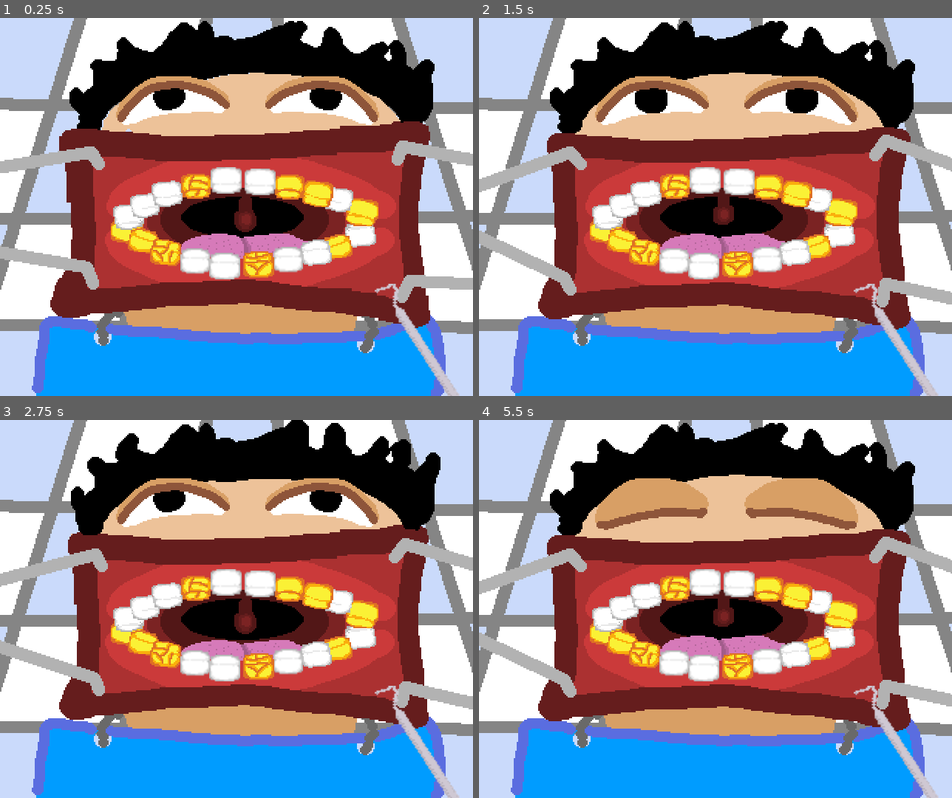
Above: before the commit, frames 1-4 (two rows, left to right).
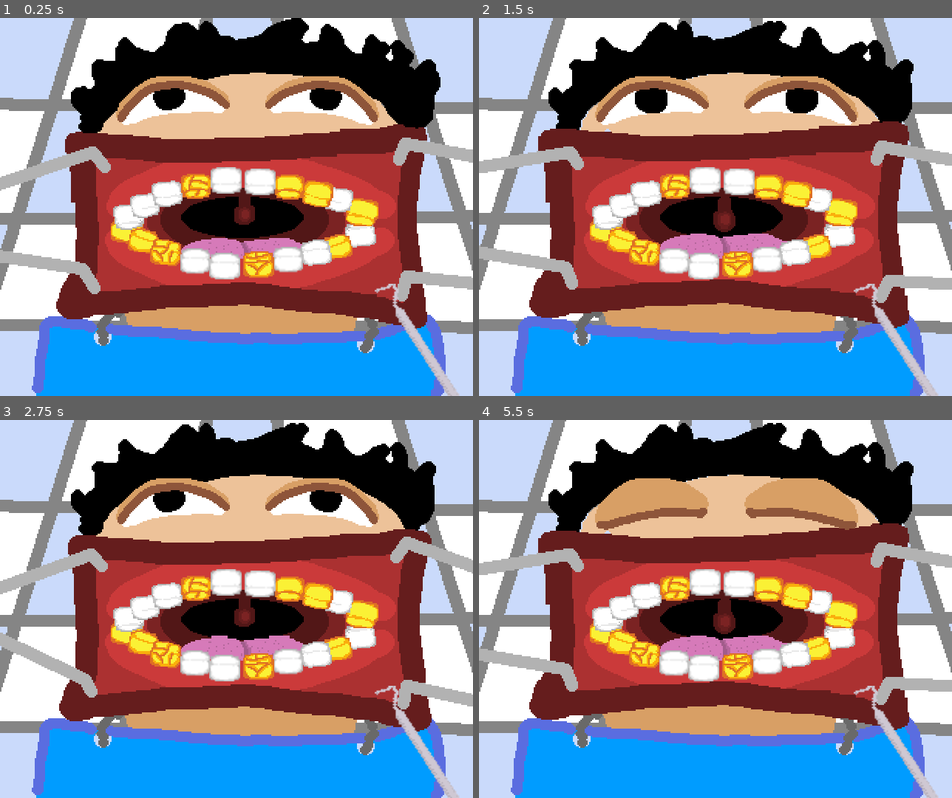
Above: after the commit, the same moments.

Repository: LiquidLemon/dentist-godot
Game: Godot game, scene res://scenes/Game.tscn
Same seed, same stepped clock (60 frames per second), same inputs: the game is played once before the commit and once after it.
Inputs:
- Up to frame 1 (0.25 s): no input
- Up to frame 2 (1.5 s): no input
- Up to frame 3 (2.75 s): no input
- Up to frame 4 (5.5 s): no input

The runs differ from the first frame. In frame 1, 5.7% of the frame differs, in the area x 0-100%, y 0-83%; in frame 2, 6.3%; in frame 3, 3.8%; in frame 4, 6.3%.

Commit message:
Add particles

Diff:
--- a/objects/Cursor.tscn
+++ b/objects/Cursor.tscn
@@ -10,6 +10,7 @@
 [ext_resource path="res://sprites/button-rt.png" type="Texture" id=8]
 [ext_resource path="res://sprites/screw.png" type="Texture" id=9]
 [ext_resource path="res://sprites/screwdriver.png" type="Texture" id=10]
+[ext_resource path="res://objects/spray.tscn" type="PackedScene" id=11]
 
 [sub_resource type="CircleShape2D" id=1]
 radius = 1.68665
@@ -46,6 +47,32 @@
 "name": "drilling",
 "speed": 50.0
 } ]
+
+[sub_resource type="Curve" id=21]
+min_value = -360.0
+max_value = 360.0
+_data = [ Vector2( 0, 1 ), 0.0, 0.0, 0, 0, Vector2( 0.813471, 189.818 ), 0.0, 0.0, 0, 0 ]
+
+[sub_resource type="CurveTexture" id=22]
+curve = SubResource( 21 )
+
+[sub_resource type="ParticlesMaterial" id=23]
+emission_shape = 1
+emission_sphere_radius = 1.7
+flag_disable_z = true
+direction = Vector3( 10, 20, 0 )
+spread = 90.0
+gravity = Vector3( 0, 90, 0 )
+angular_velocity = 217.81
+orbit_velocity = 0.05
+orbit_velocity_random = 0.0
+radial_accel = 13.95
+angle = -117.2
+angle_random = 0.22
+angle_curve = SubResource( 22 )
+scale = 1.8
+scale_random = 1.0
+color = Color( 1, 0.980392, 0.113725, 1 )
 
 [sub_resource type="AtlasTexture" id=8]
 atlas = ExtResource( 4 )
@@ -155,7 +182,27 @@
 offset = Vector2( -40, -25 )
 
 [node name="Tip" type="Node2D" parent="Drill"]
+visible = false
 position = Vector2( 23.7563, 119.614 )
+
+[node name="whitespray" parent="Drill" instance=ExtResource( 11 )]
+position = Vector2( 23.5469, 121.45 )
+rotation = 3.14159
+scale = Vector2( 1, 1 )
+emitting = false
+amount = 32
+explosiveness = 0.01
+randomness = 0.7
+
+[node name="yellowspray" parent="Drill" instance=ExtResource( 11 )]
+position = Vector2( 23.5469, 121.45 )
+rotation = 3.14159
+scale = Vector2( 1, 1 )
+emitting = false
+amount = 32
+explosiveness = 0.01
+randomness = 0.7
+process_material = SubResource( 23 )
 
 [node name="Hand" type="AnimatedSprite" parent="."]
 visible = false
--- /dev/null
+++ b/objects/spray.tscn
@@ -0,0 +1,36 @@
+[gd_scene load_steps=4 format=2]
+
+[sub_resource type="Curve" id=21]
+min_value = -360.0
+max_value = 360.0
+_data = [ Vector2( 0, 1 ), 0.0, 0.0, 0, 0, Vector2( 0.813471, 189.818 ), 0.0, 0.0, 0, 0 ]
+
+[sub_resource type="CurveTexture" id=22]
+curve = SubResource( 21 )
+
+[sub_resource type="ParticlesMaterial" id=3]
+emission_shape = 1
+emission_sphere_radius = 1.7
+flag_disable_z = true
+direction = Vector3( 10, 20, 0 )
+spread = 90.0
+gravity = Vector3( 0, 90, 0 )
+angular_velocity = 217.81
+orbit_velocity = 0.05
+orbit_velocity_random = 0.0
+radial_accel = 13.95
+tangential_accel = -9.3
+damping = 3.0
+angle = -117.2
+angle_random = 0.22
+angle_curve = SubResource( 22 )
+scale = 1.8
+scale_random = 1.0
+
+[node name="Particles2D" type="Particles2D"]
+rotation = -0.555015
+amount = 16
+preprocess = 65.22
+speed_scale = 2.39
+randomness = 0.58
+process_material = SubResource( 3 )
--- a/scenes/Game.tscn
+++ b/scenes/Game.tscn
@@ -195,13 +195,13 @@
 [node name="EyeR" parent="." instance=ExtResource( 8 )]
 position = Vector2( 218, 57 )
 z_index = 7
-frame = 3
+frame = 6
 
 [node name="EyeL" parent="." instance=ExtResource( 8 )]
 position = Vector2( 117, 57 )
 scale = Vector2( -1, 1 )
 z_index = 7
-frame = 0
+frame = 3
 
 [node name="floor" type="Sprite" parent="."]
 texture = ExtResource( 1 )
@@ -214,7 +214,7 @@
 z_index = 5
 frames = SubResource( 9 )
 animation = "Idle"
-frame = 3
+frame = 2
 playing = true
 centered = false
 __meta__ = {
@@ -242,7 +242,6 @@
 position = Vector2( 166, 131 )
 z_index = 2
 frames = SubResource( 20 )
-frame = 2
 playing = true
 __meta__ = {
 "_edit_lock_": true
@@ -253,7 +252,7 @@
 z_index = 2
 frames = SubResource( 25 )
 animation = "idle"
-frame = 1
+frame = 2
 playing = true
 __meta__ = {
 "_edit_lock_": true
--- a/scripts/Cursor.gd
+++ b/scripts/Cursor.gd
@@ -17,6 +17,7 @@
 var drillSpeed
 var rng = RandomNumberGenerator.new()
 var SWEET
+var spray
 
 func _ready():
 	SWEET = [ 0.6, 0.9 ]
@@ -86,14 +87,26 @@
 
 	if rtStrength > 0:
 		self.get_node("Drill").play("drilling")
+		if self.target.state != "white":
+			spray = self.get_node("Drill/yellowspray")
+		else:
+			spray = self.get_node("Drill/whitespray")
 		if self.target != null:
 			self.get_parent().play_anims("drill")
 			self.get_parent().drill_speed(drillSpeed)
 			self.get_node("DrillGame/RT").position = Vector2(54, rtStrength * 5)
+			spray.emitting = true
+			spray.speed_scale = 5 * rtStrength
+			if spray.speed_scale < 1:
+				spray.speed_scale = 1
+
+
 	else:
 		self.get_node("DrillGame/RT").position = Vector2(54, 0)
 		self.get_node("Drill").play("idle")
 		self.get_parent().reset_anim()
+		if spray != null:
+			spray.emitting = false
 
 	update_direction()
 
--- /dev/null
+++ b/sprites/piexeltexture.tres
@@ -0,0 +1,7 @@
+[gd_resource type="AnimatedTexture" load_steps=2 format=2]
+
+[ext_resource path="res://sprites/white_pixel.png" type="Texture" id=1]
+
+[resource]
+flags = 4
+frame_0/texture = ExtResource( 1 )
Not shown: 1 places in objects/Cursor.tscn that only renumber resources
Binary file added: sprites/white_pixel.png
Not shown, added: sprites/white_pixel.png.import
